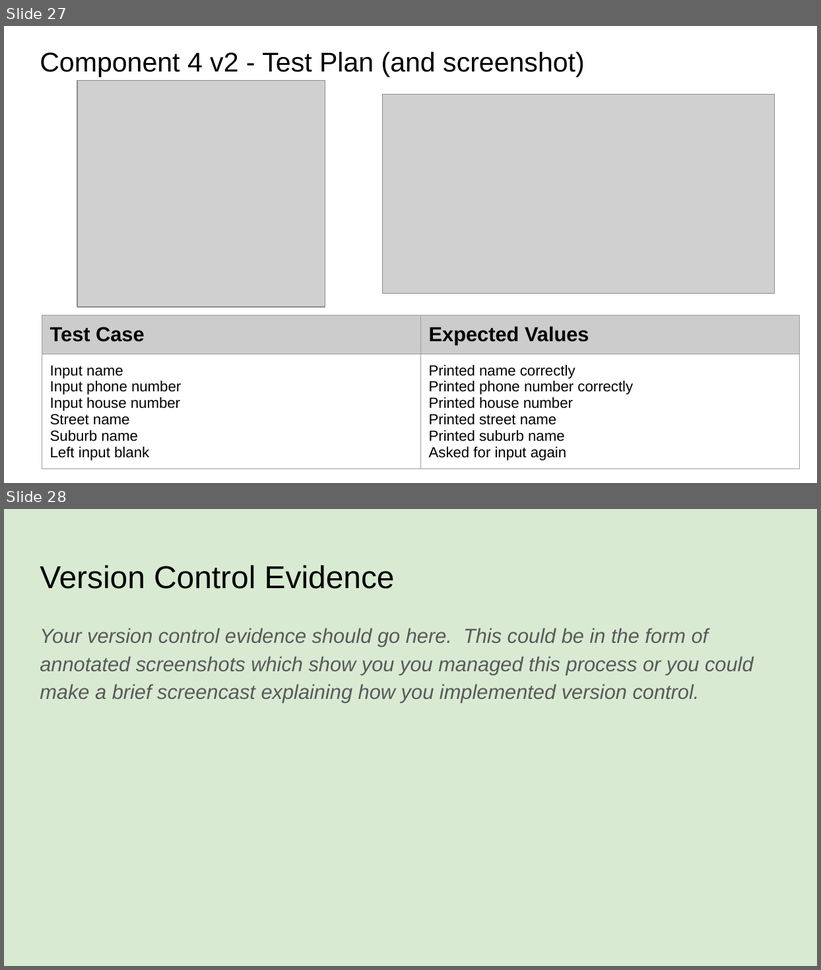
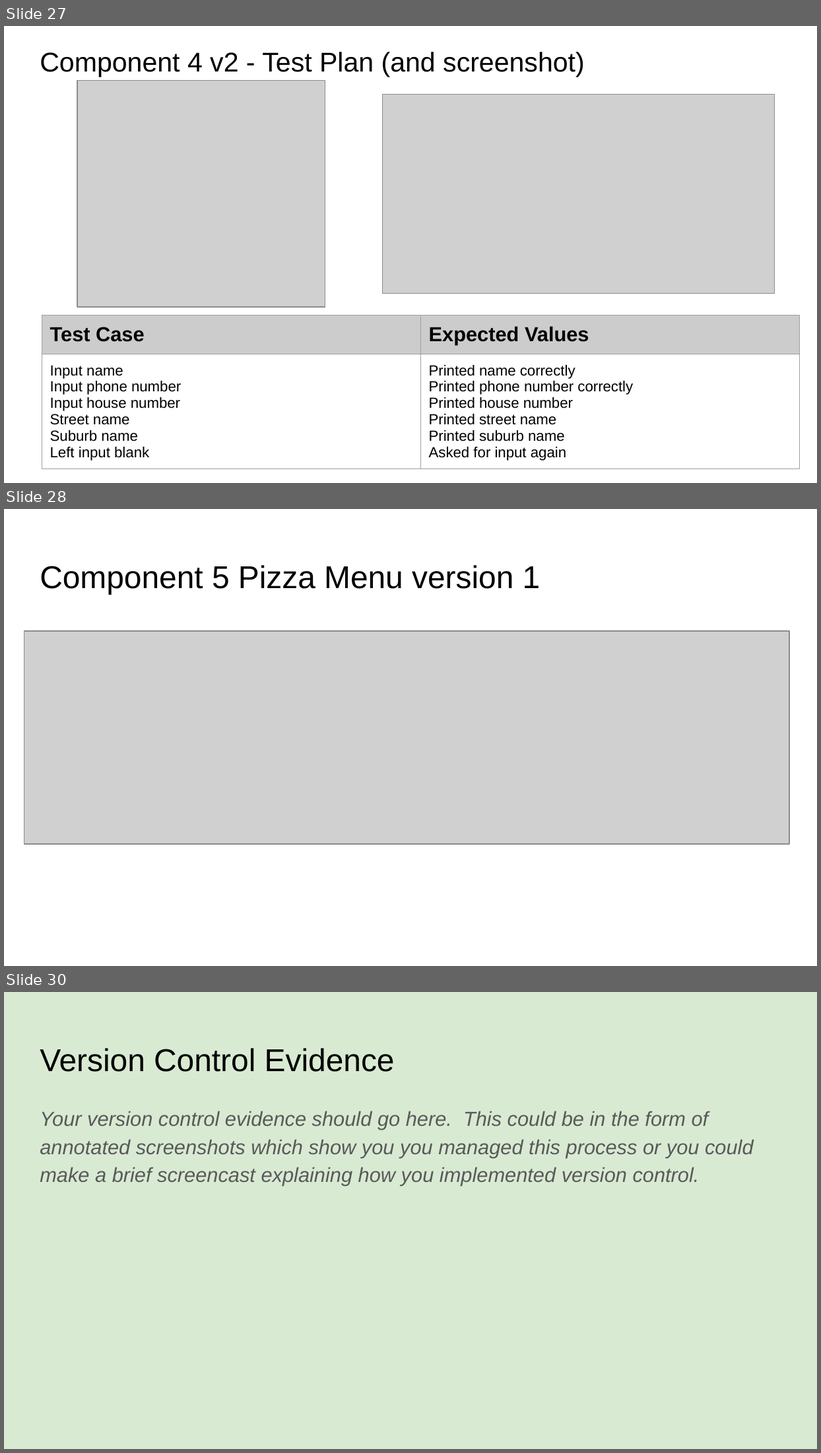
Before and after one commit to danettp/pizza_bot, a slide deck: 022_91893+_+91897+Documentation.pptx. Shown one above the other, each under a label of ours: slides 27 and 28 before the commit, slides 27, 28 and 30 after it; the slides between them are not shown. The pictures are 821x970 and 821x1453 pixels, drawn with LibreOffice and Linux fonts; fonts in the diff are those of the drawing; grey boxes stand for pictures. Boxes give left, top, right and bottom in pixels: in the first picture for what was removed or moved away, otherwise in the second. Text is boxed around its words. In the diff, an @@ line names an element or a change of style, - is before the commit and + after.

Commit message:
Added version 1 pizza menu
Created a basic pizza menu

```diff
--- a/022_91893+_+91897+Documentation.pptx
+++ b/022_91893+_+91897+Documentation.pptx
@@ slide 28 added at (4, 509, 817, 966), background #FFFFFF @@
@@ title added at (40, 565, 541, 594), 28 pt, text #000000 @@
+Component 5 Pizza Menu version 1
@@ picture added at (24, 631, 789, 844) @@
@@ what was slide 28 is now slide 30 @@
```
Also in this commit, not shown: 1 slide changed, 1 other slide added, 1 other file.
